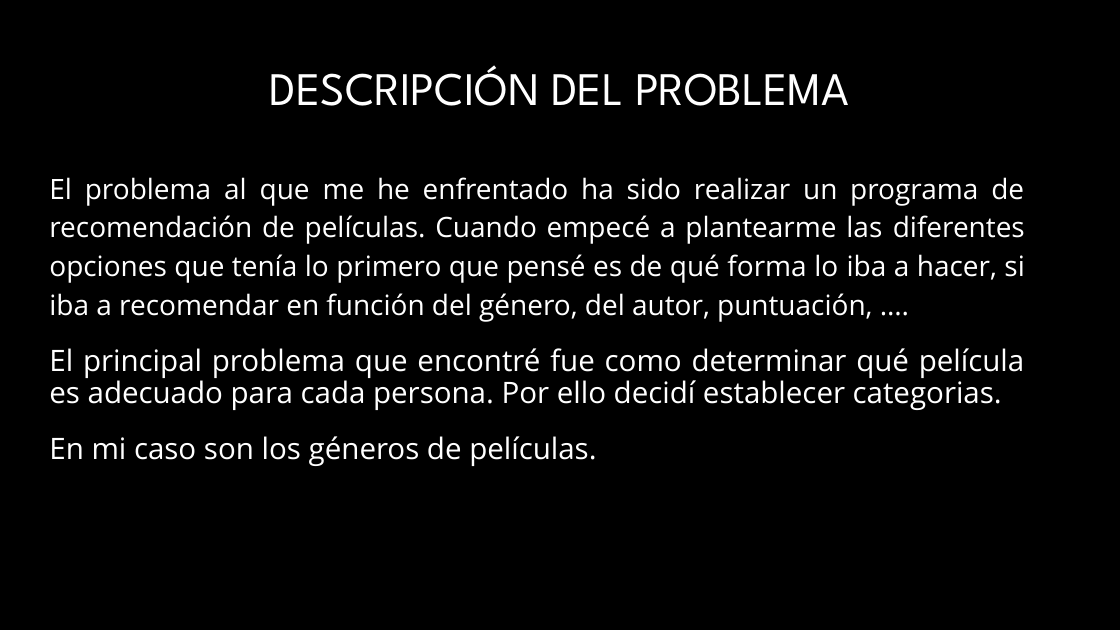
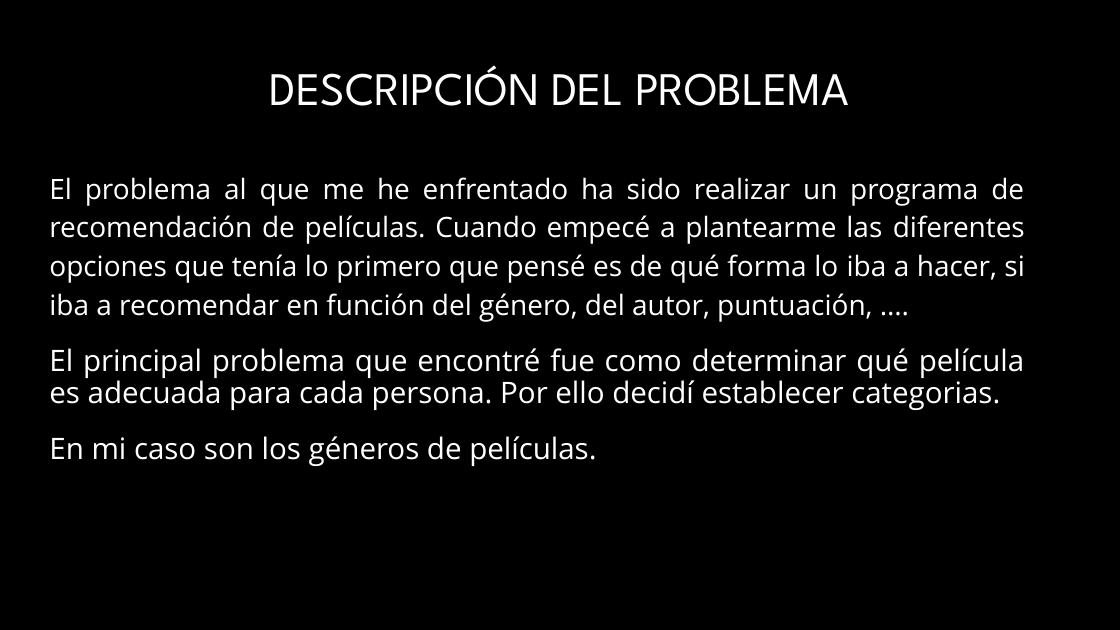
Before and after one commit to Catalfa/Recommandation_system, a slide deck: slide 3 of presentation/presentacion.pptx. Drawn at 1120x630 pixels with LibreOffice and Linux fonts; fonts in the diff are those of the drawing; background and template pictures are left out. Boxes give left, top, right and bottom in pixels: in the first picture for what was removed or moved away, otherwise in the second. Text is boxed around its words. In the diff, an @@ line names an element or a change of style, - is before the commit and + after.

```diff
--- a/presentation/presentacion.pptx
+++ b/presentation/presentacion.pptx
@@ text at box(49, 348, 1024, 410): text changed @@
-El principal problema que encontré fue como determinar qué película es adecuado para cada persona. Por ello decidí establecer categorias.
+El principal problema que encontré fue como determinar qué película es adecuada para cada persona. Por ello decidí establecer categorias.
```
Also in this commit, not shown: 3 other slides changed, 3 other files.
